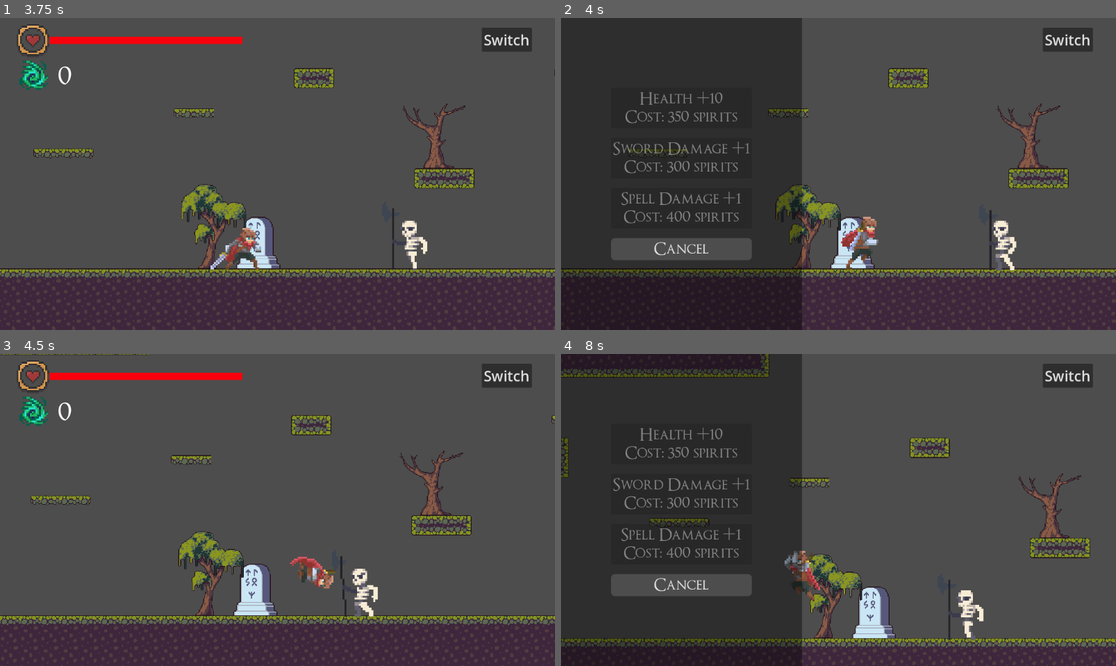
Above: before the commit, frames 1-4 (two rows, left to right).
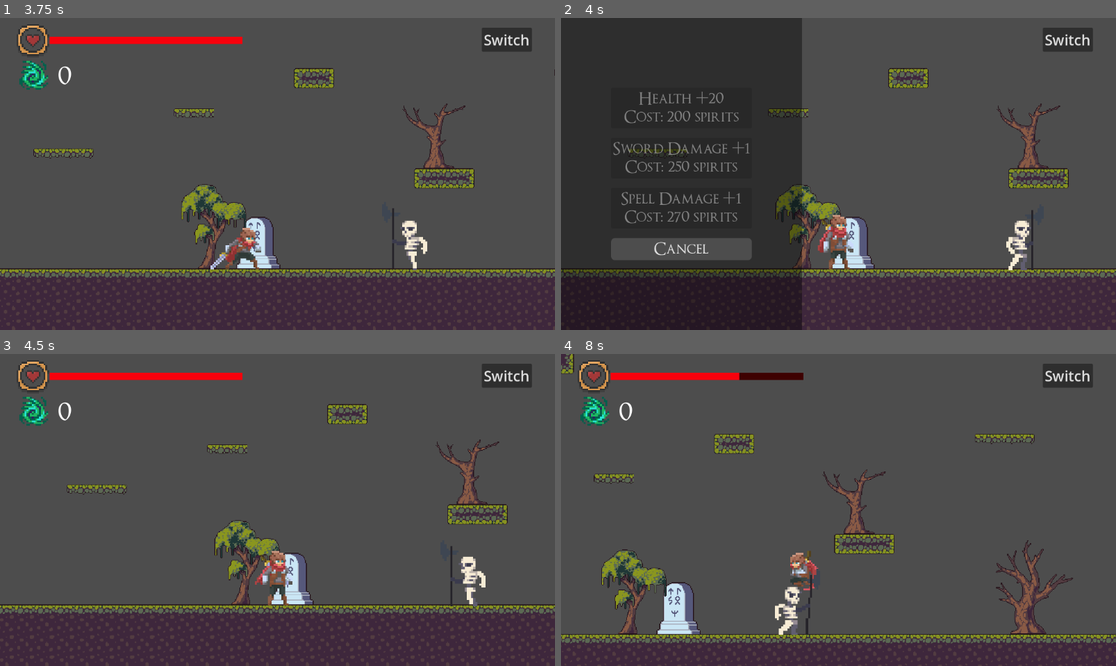
Above: after the commit, the same moments.

Repository: XinyuanD/2DSoulslikeGame
Game: Godot game, scene res://Scenes/main_menu.tscn
Two runs of this game, one before a commit and one after it. Both use one fixed random seed, a clock stepped at 60 frames per second and the inputs below.
Inputs (mouse positions are in pixels of both pictures, inside the frame that each line leads up to):
- Up to frame 1 (3.75 s): click "Play" at 0.5 s; tap Enter at 1.25 s; move the mouse to (399, 158) at 1.27 s; hold E (heal) 1.28-2.03 s; hold D (move_right) 1.28-2.78 s; tap Space (jump) at 1.52, 1.82, 2.27, 2.3, 2.57, 2.85 s; tap C (set_checkpoint) at 1.55, 2.1 s; move the mouse to (166, 189) at 2.02 s; move the mouse to (333, 105) at 2.77 s; hold A (move_left) 2.78-3.53 s; hold E (heal) 2.78-3.53 s; move the mouse to (249, 236) at 3.52 s; hold D (move_right) from 3.53 s (still down); click (249, 236) at 3.6 s
- Up to frame 2 (4 s): keep holding D (move_right); tap Space (jump) at 3.77 s; tap C (set_checkpoint) at 3.8 s
- Up to frame 3 (4.5 s): tap Space (jump) at 4.07 s; release D (move_right) at 4.25 s; click "Cancel" at 4.25 s
- Up to frame 4 (8 s): move the mouse to (1005, 556) at 5.02 s; hold D (move_right) 5.03-5.78 s; hold E (heal) 5.03-5.78 s; tap Space (jump) at 5.27, 5.3, 5.57, 6.02, 6.32, 7.52, 7.55, 7.82 s; move the mouse to (672, 463) at 5.77 s; hold A (move_left) 5.78-6.53 s; tap C (set_checkpoint) at 5.85, 6.8, 7.35 s; tap E (heal) at 6.05 s; move the mouse to (866, 510) at 6.52 s; hold D (move_right) 6.53-7.28 s; hold E (heal) 6.53-7.28 s; move the mouse to (755, 432) at 7.27 s; hold A (move_left) from 7.28 s (still down)

Frame 1 is identical in both runs. In frame 2, 2.8% of the frame differs, in the area x 11-86%, y 23-81%; in frame 3, 14%; in frame 4, 48%, in the area x 0-100%, y 0-100%.

Commit message:
Disabled player input when level up menu is open

Diff:
--- a/Final Project/Scripts/Player.gd
+++ b/Final Project/Scripts/Player.gd
@@ -17,6 +17,8 @@
 signal health_updated
 signal player_died
 signal checkpoint_reached
+
+var can_move: bool = true
 
 var heal_timer: float = 0.0
 var heal_time_threshold: float = 1.0
@@ -77,6 +79,9 @@
 		emit_signal("player_died")
 
 func _physics_process(delta):
+	# add gravity
+	velocity.y += gravity * delta
+
 	# handle horizontal movement
 	var direction = Input.get_axis("move_left", "move_right")
 	if direction > 0:
@@ -87,9 +92,6 @@
 		velocity.x = lerp(velocity.x, 0.0, 0.6)
 	velocity.x = clamp(velocity.x, -max_speed, max_speed)
 
-	# add gravity
-	velocity.y += gravity * delta
-
 	# healing timer
 	if Input.is_action_pressed("heal") and health < max_health:
 		heal_timer += delta
@@ -131,16 +133,20 @@
 		is_chaining_attack = true
 		chain_attack_counter = 0
 
-	if curstate == State.DEAD:
+	if !can_move:
+		velocity.x = 0
+		direction = 0
+		switch_to(State.IDLE)
+	elif curstate == State.DEAD or curstate == State.HIT:
 		velocity.x = 0
 		direction = 0
 	elif health <= 0:
 		velocity.x = 0
 		direction = 0
 		switch_to(State.DYING)
-	elif curstate == State.HIT:
-		velocity.x = 0
-		direction = 0
+	#elif curstate == State.HIT:
+	#	velocity.x = 0
+	#	direction = 0
 	elif is_healing:
 		velocity.x = 0
 		direction = 0
@@ -170,10 +176,6 @@
 				swordArea.monitoring = true
 
 	elif is_jumping:
-		#if cayote_counter < cayote_time:
-		#	velocity.y = jump_velocity * 1.2
-		#else:
-		#	velocity.y = jump_velocity
 
 		velocity.y = jump_velocity
 		switch_to(State.JUMP_UP)
--- a/Final Project/Scripts/respawn_altar.gd
+++ b/Final Project/Scripts/respawn_altar.gd
@@ -4,4 +4,5 @@
 func _process(delta):
 	for body in area.get_overlapping_bodies():
 		if body.name == "Player" and Input.is_action_just_pressed("set_checkpoint"):
-			body.update_checkpoint()
+			if body.can_move:
+				body.update_checkpoint()
--- a/Final Project/Scripts/skeleton.gd
+++ b/Final Project/Scripts/skeleton.gd
@@ -53,6 +53,9 @@
 		player_detected = true
 	else:
 		#print("player NOT detected")
+		player_detected = false
+
+	if !player.can_move:
 		player_detected = false
 
 	if health <= 0:
--- a/Final Project/Scripts/ui.gd
+++ b/Final Project/Scripts/ui.gd
@@ -16,11 +16,11 @@
 var sword_dmg_levelup_count: int = 0
 var spell_dmg_levelup_count: int = 0
 
-var health_levelup_cost: int = 350
-var sword_dmg_levelup_cost: int = 300
-var spell_dmg_levelup_cost: int = 400
+var health_levelup_cost: int = 200
+var sword_dmg_levelup_cost: int = 250
+var spell_dmg_levelup_cost: int = 270
 
-var health_levelup_amt: int = 10
+var health_levelup_amt: int = 20
 var sword_dmg_levelup_amt: int = 1
 var spell_dmg_levelup_amt: int = 1
 
@@ -36,6 +36,10 @@
 	spell_dmg_button = $LevelUpDisplay/VBoxContainer/SpellDamageButton
 	cancel_button = $LevelUpDisplay/VBoxContainer/CancelButton
 	healthbar.max_value = player.max_health
+
+	health_button.text = "Health +" + str(health_levelup_amt) + "\nCost: " + str(health_levelup_cost) + " spirits"
+	sword_dmg_button.text = "Sword Damage +" + str(sword_dmg_levelup_amt) + "\nCost: " + str(sword_dmg_levelup_cost) + " spirits"
+	spell_dmg_button.text = "Spell Damage +" + str(spell_dmg_levelup_amt) + "\nCost: " + str(spell_dmg_levelup_cost) + " spirits"
 
 	stats_display.visible = true
 	levelup_display.visible = false
@@ -56,6 +60,7 @@
 func show_levelup_display():
 	stats_display.visible = false
 	levelup_display.visible = true
+	player.can_move = false
 
 	if health_levelup_count < health_max_levelup_count and player.spirits >= health_levelup_cost:
 		health_button.disabled = false
@@ -66,6 +71,7 @@
 	cancel_button.disabled = false
 
 func _on_cancel_button_pressed():
+	player.can_move = true
 	stats_display.visible = true
 	levelup_display.visible = false
 	health_button.disabled = true
